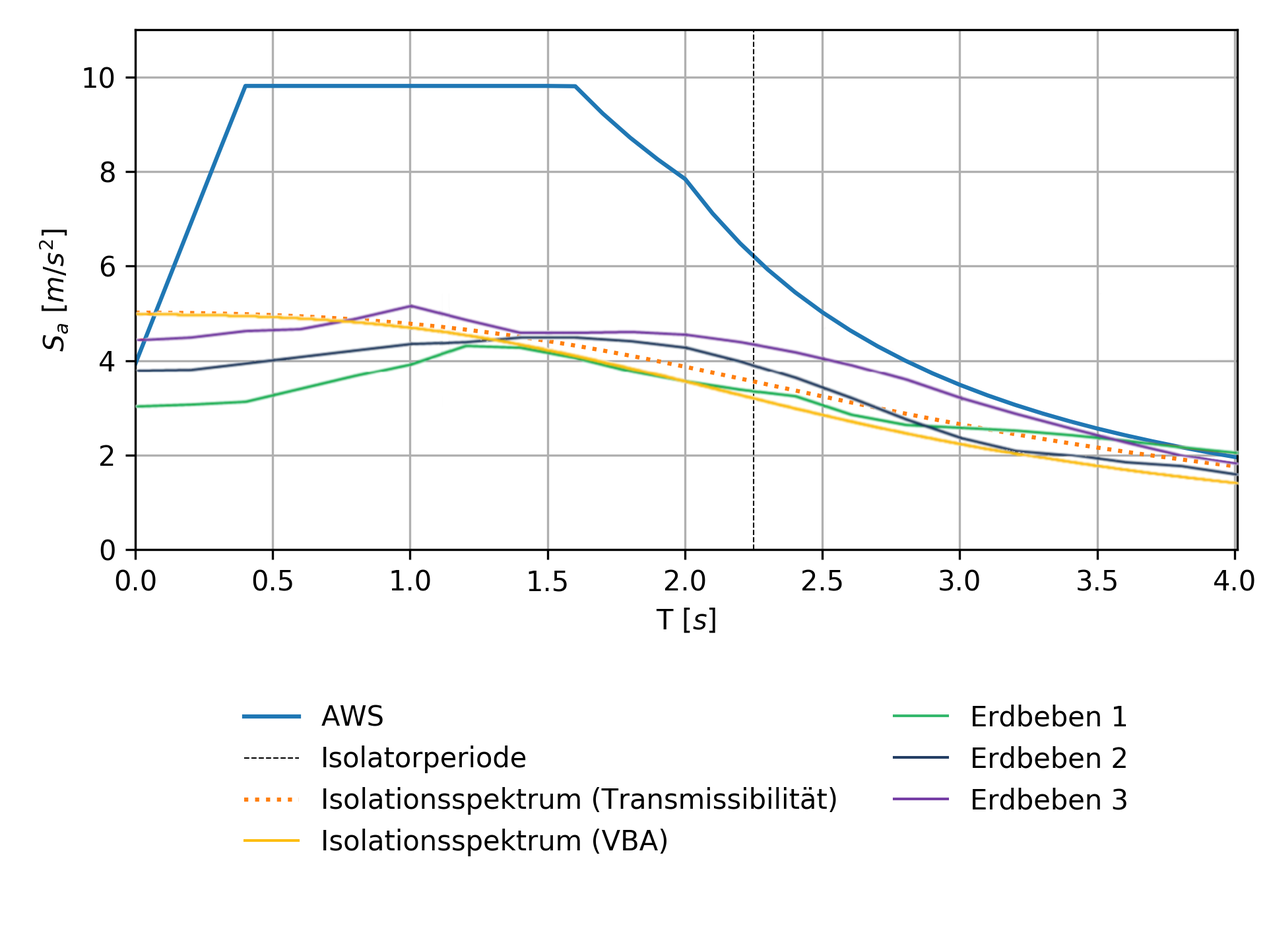
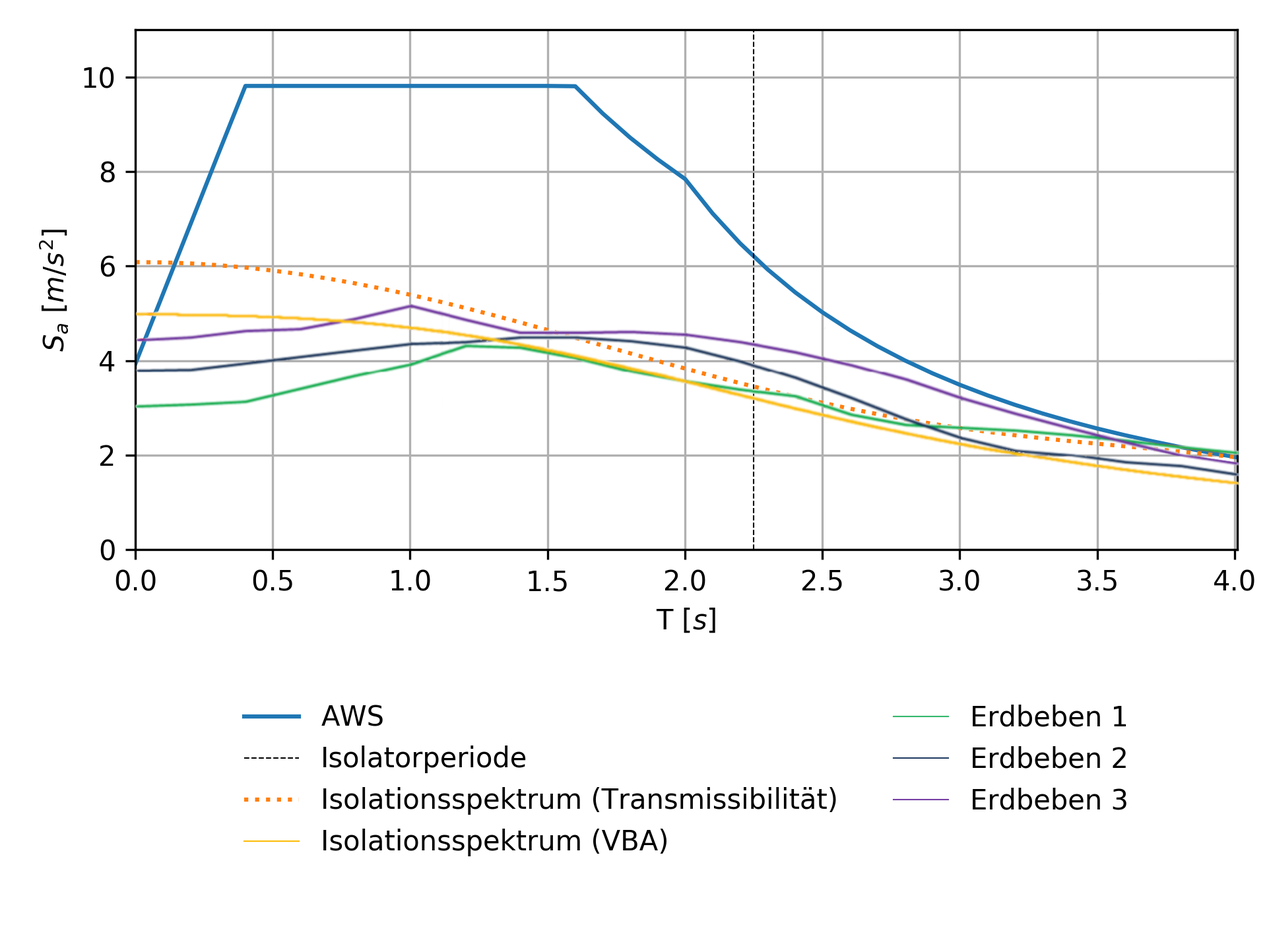
Layered file, before and after one edit (1267x950). Changes by layer:
painted on "Isolation_2.png" over box(136, 259, 1235, 841)
